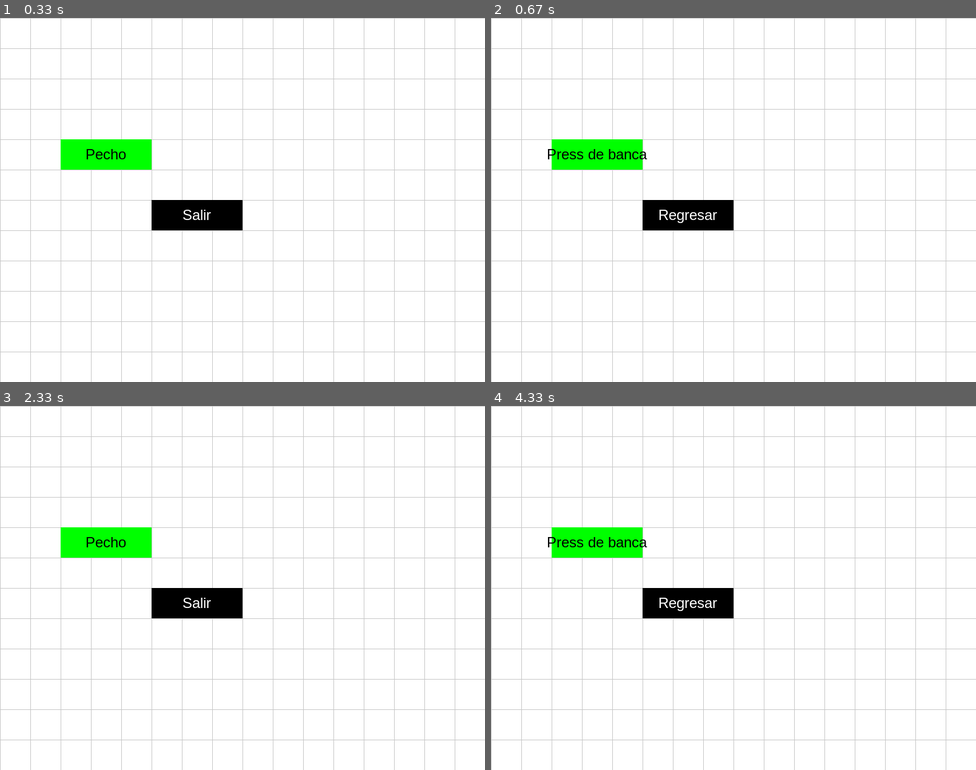
Above: before the commit, frames 1-4 (two rows, left to right).
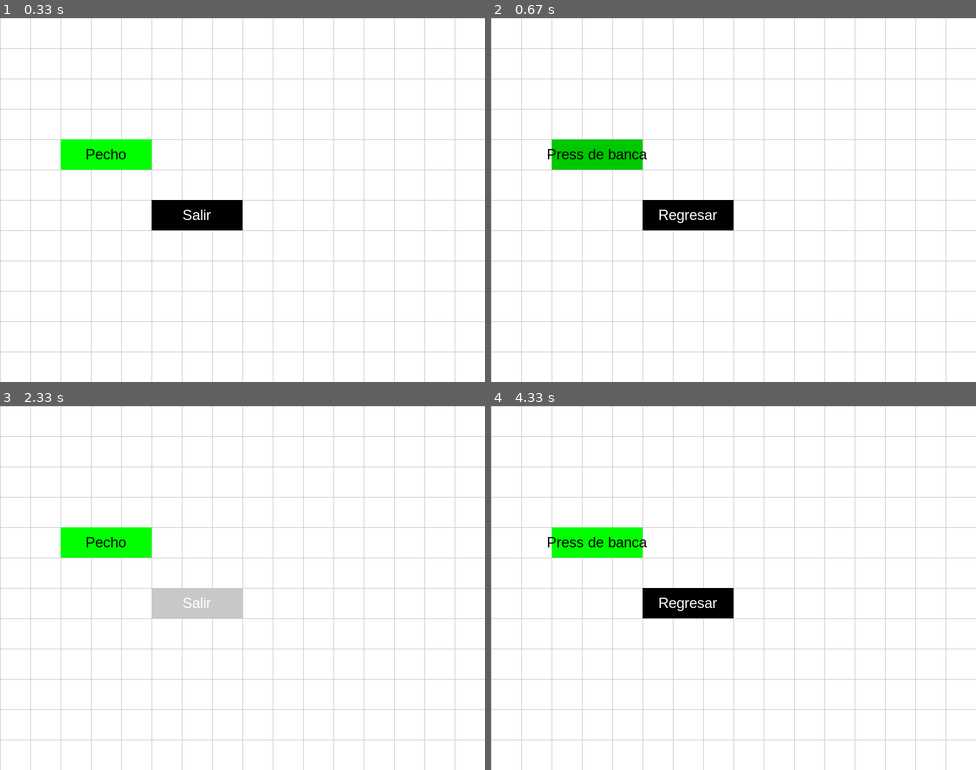
Above: after the commit, the same moments.

Repository: fetex/APP-WORKOUT---PYGAME
Game: pygame game, started from main.py
The game is run twice, just before and just after one commit, with the same random seed, the same clock (stepped at 60 frames per second) and the same inputs.
Inputs (mouse positions are in pixels of both pictures, inside the frame that each line leads up to):
- Up to frame 1 (0.33 s): no input
- Up to frame 2 (0.67 s): click "Pecho" at 0.38 s
- Up to frame 3 (2.33 s): click (242, 609) at 0.72 s; click (92, 533) at 1.05 s; click (421, 715) at 1.38 s; click "Regresar" at 2.22 s
- Up to frame 4 (4.33 s): click (718, 526) at 2.55 s; click "Pecho" at 3.88 s; click (835, 522) at 4.22 s

Frame 1 is identical in both runs. In frame 2, 1.4% of the frame differs, in the area x 12-32%, y 33-42%; in frame 3, 1.5%, in the area x 31-50%, y 50-59%; in frame 4, nothing differs.

Commit message:
effect hover in buttons

Diff:
--- a/main.py
+++ b/main.py
@@ -34,7 +34,14 @@
 
 
 # Funcion para crear boton
-def draw_button(x, y, width, height, color, text, text_color):
+def draw_button(x, y, width, height, color, color_hover, text, text_color):
+    mouse_pos = pygame.mouse.get_pos()
+
+    # Efecto hover boton
+    if x <= mouse_pos[0] <= x + width and y <= mouse_pos[1] <= y + height:
+        color = color_hover
+    else:
+        color = color
     pygame.draw.rect(window, color, (x, y, width, height))
     text_button = fuente_texto.render(text, True, text_color)
     window.blit(text_button, (x + (width - text_button.get_width()) // 2, y + (height - text_button.get_height()) // 2)) ## Centro el texto en el boton
@@ -53,8 +60,8 @@
 def show_menu():
     window.fill(WHITE)
     draw_grid()
-    draw_button(100, 200, 150, 50, GREEN, 'Pecho', BLACK)
-    draw_button(250, 300, 150, 50, BLACK, 'Salir', WHITE)
+    draw_button(100, 200, 150, 50, GREEN, GREEN_BLACK, 'Pecho', BLACK)
+    draw_button(250, 300, 150, 50, BLACK, GRAY, 'Salir', WHITE)
     pygame.display.update()
 
 
@@ -62,8 +69,8 @@
 def show_chest():
     window.fill(WHITE)
     draw_grid()
-    draw_button(100, 200, 150, 50, GREEN, 'Press de banca', BLACK)
-    draw_button(250, 300, 150, 50, BLACK, 'Regresar', WHITE)
+    draw_button(100, 200, 150, 50, GREEN, GREEN_BLACK, 'Press de banca', BLACK)
+    draw_button(250, 300, 150, 50, BLACK, GRAY,  'Regresar', WHITE)
     pygame.display.update()
 
 
@@ -103,7 +110,7 @@
           if view == 'menu':
               if 100 <= mouse_pos[0] <= 250 and 200 <= mouse_pos[1] <= 250:
                   view = 'chest'
-              elif 250 <= mouse_pos[0] <= 250 and 300 <= mouse_pos[1] <= 350:
+              elif 250 <= mouse_pos[0] <= 400 and 300 <= mouse_pos[1] <= 350:
                   running = False
 
           elif view == 'chest':
